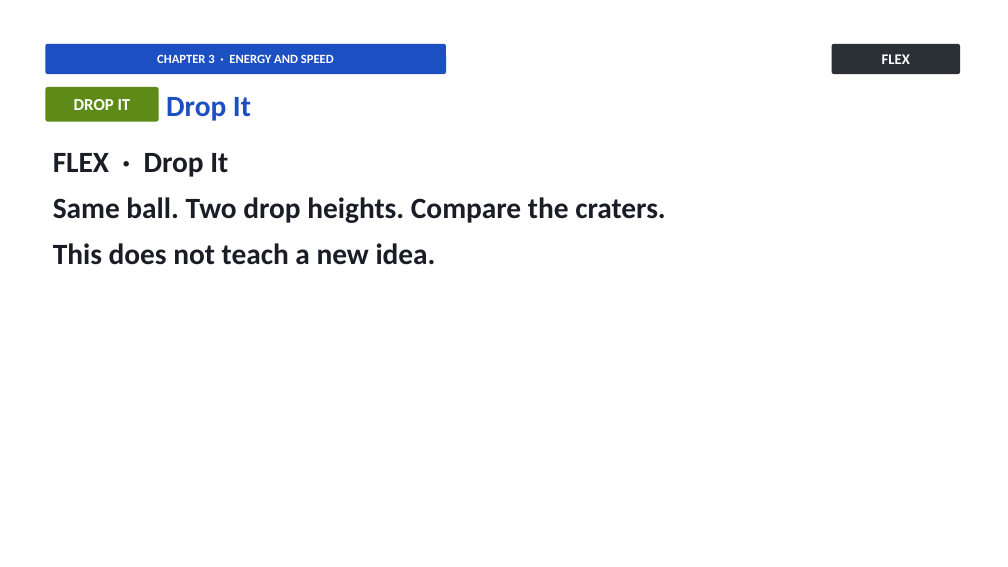
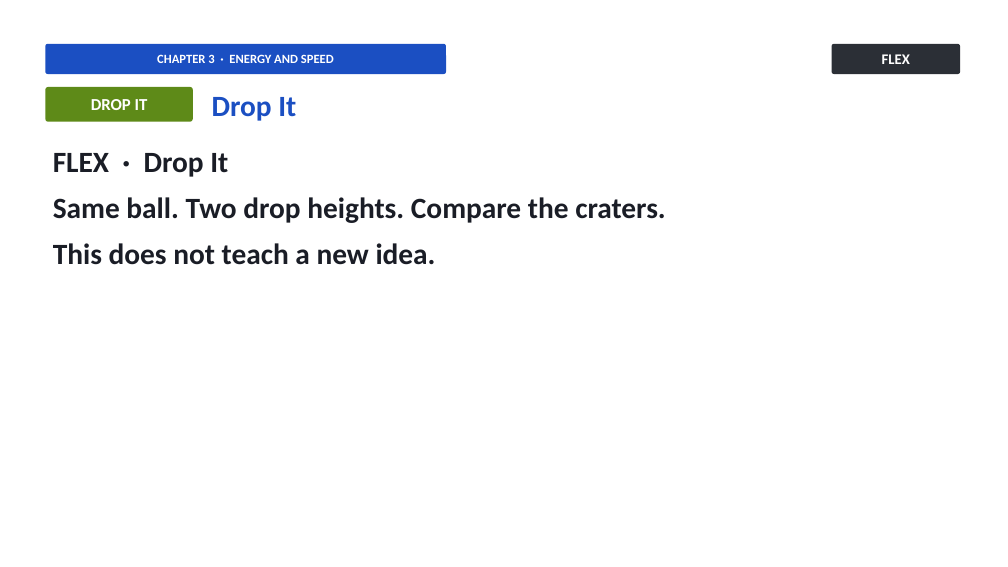
Before and after one commit to owenreagan-cyber/grade-4-energy-transfer-transformation, a slide deck: slide 40 of production/slides/03-ch3-energy-speed-slides.pptx. Drawn at 1008x567 pixels with LibreOffice and Linux fonts; fonts in the diff are those of the drawing. Boxes give left, top, right and bottom in pixels: in the first picture for what was removed or moved away, otherwise in the second. Text is boxed around its words. In the diff, an @@ line names an element or a change of style, - is before the commit and + after.

```diff
--- a/production/slides/03-ch3-energy-speed-slides.pptx
+++ b/production/slides/03-ch3-energy-speed-slides.pptx
@@ rounded rectangle "DROP IT": place and size @@
-rounded rectangle "DROP IT" at (45,87,159,122)
+rounded rectangle "DROP IT" at (45,87,193,122)
@@ text "Drop It": place and size @@
-text "Drop It" at (166,97,251,121)
+text "Drop It" at (212,97,296,121)
```
Also in this commit, not shown: 39 other slides changed, 16 other files.
